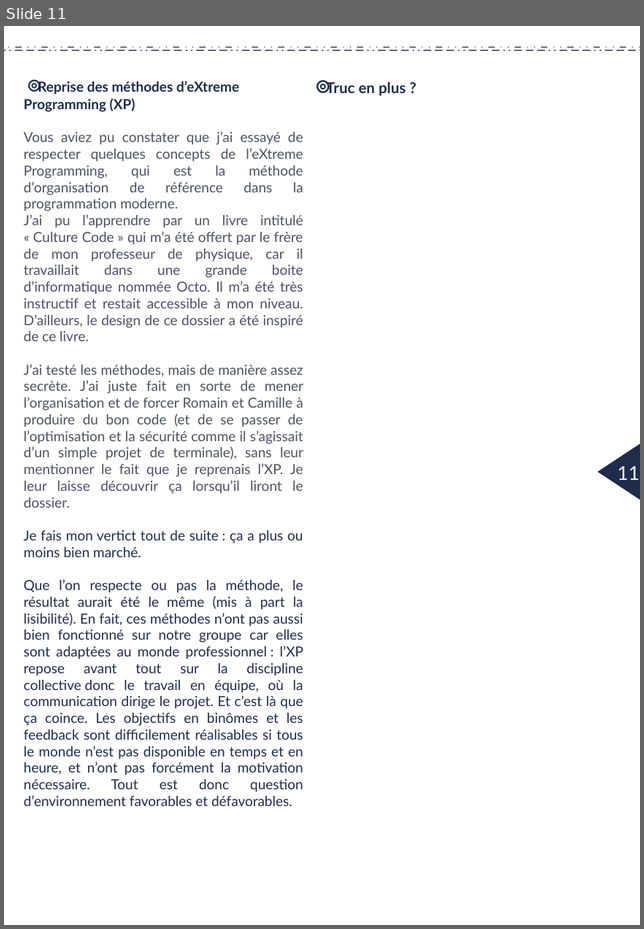
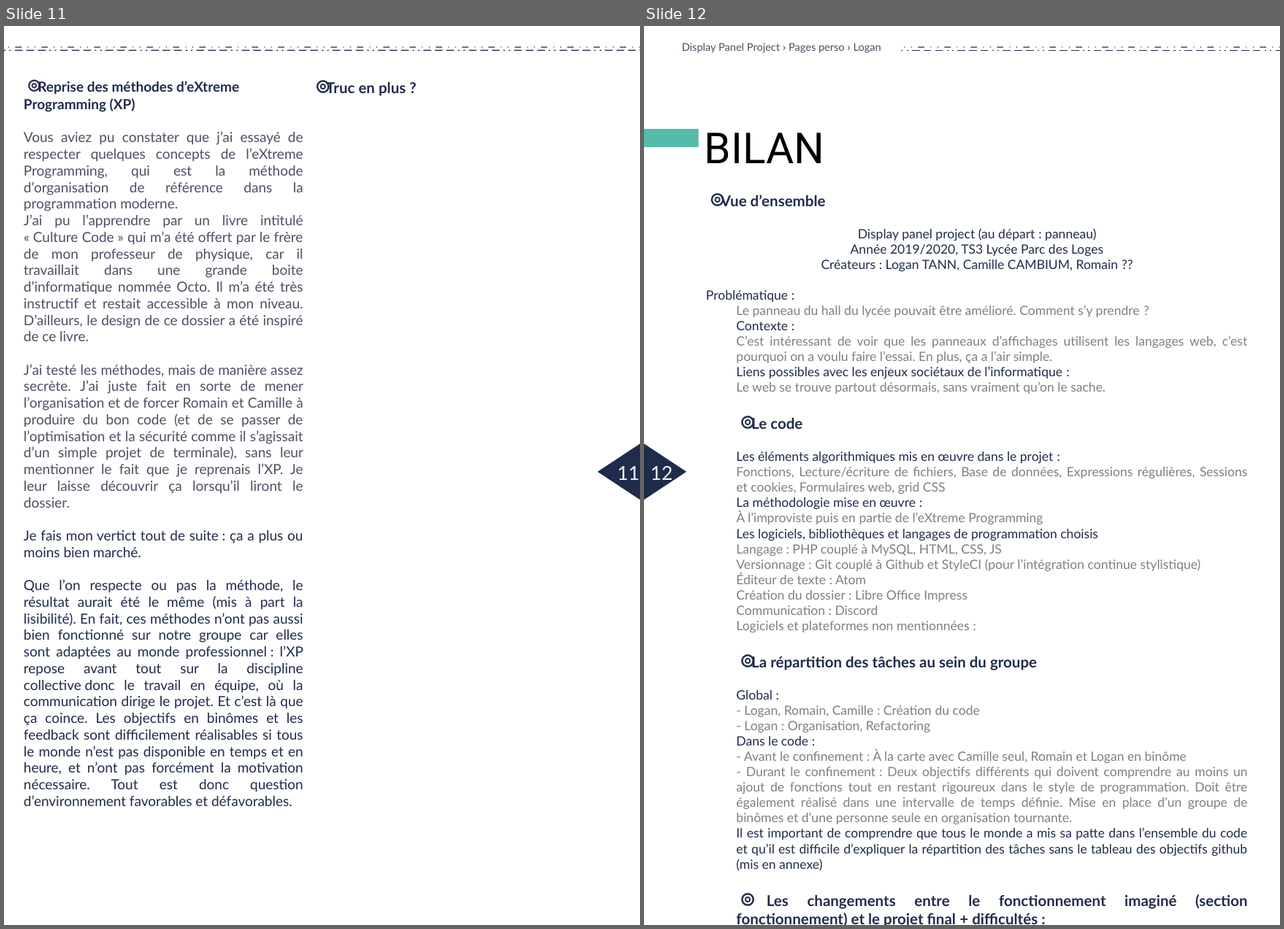
Before and after one commit to LoganTann/panneau, a slide deck: compte-rendu/CR_papier.odp. Shown side by side, each under a label of ours: slide 11 before the commit, slides 11 and 12 after it. The pictures are 644x929 and 1284x929 pixels, drawn with LibreOffice and Linux fonts; fonts in the diff are those of the drawing. Boxes give left, top, right and bottom in pixels: in the first picture for what was removed or moved away, otherwise in the second. Text is boxed around its words. In the diff, an @@ line names an element or a change of style, - is before the commit and + after.

Commit message:
ajout des annexes (incomplet)

```diff
--- a/compte-rendu/CR_papier.odp
+++ b/compte-rendu/CR_papier.odp
@@ slide 12 added at bbox=[644, 26, 1280, 925], background #FFFFFF @@
@@ line added from (1280, 47) to (674, 47), #1F2C4C 0.79 pt @@
@@ text added at bbox=[682, 43, 881, 53], 10 pt, text #4B5164 @@
+Display Panel Project › Pages perso › Logan
@@ line added from (674, 50) to (1280, 50), #1F2C4C 0.79 pt @@
@@ rectangle added at bbox=[644, 129, 699, 147], fill #55BBAB @@
@@ title added at bbox=[705, 133, 824, 163], 40 pt, text #000000 @@
+BILAN
@@ text added at bbox=[706, 194, 1248, 925], 12 pt, text #808080 @@
+⌾ Vue d’ensemble
+Display panel project (au départ : panneau)
+Année 2019/2020, TS3 Lycée Parc des Loges
+Créateurs : Logan TANN, Camille CAMBIUM, Romain ??
+Problématique :
+Le panneau du hall du lycée pouvait être amélioré. Comment s’y prendre ?
+Contexte :
+C’est intéressant de voir que les panneaux d’affichages utilisent les langages web, c’est pourquoi on a voulu faire l’essai. En plus, ça a l’air simple.
+Liens possibles avec les enjeux sociétaux de l’informatique :
+Le web se trouve partout désormais, sans vraiment qu’on le sache.
+⌾ Le code
+Les éléments algorithmiques mis en œuvre dans le projet :
+Fonctions, Lecture/écriture de fichiers, Base de données, Expressions régulières, Sessions et cookies, Formulaires web, grid CSS
+La méthodologie mise en œuvre :
+À l’improviste puis en partie de l’eXtreme Programming
+Les logiciels, bibliothèques et langages de programmation choisis
+Langage : PHP couplé à MySQL, HTML, CSS, JS
+Versionnage : Git couplé à Github et StyleCI (pour l’intégration continue stylistique)
+Éditeur de texte : Atom
+Création du dossier : Libre Office Impress
+Communication : Discord
+Logiciels et plateformes non mentionnées :
+⌾ La répartition des tâches au sein du groupe
+Global :
+- Logan, Romain, Camille : Création du code
+- Logan : Organisation, Refactoring
+Dans le code :
+- Avant le confinement : À la carte avec Camille seul, Romain et Logan en binôme
+- Durant le confinement : Deux objectifs différents qui doivent comprendre au moins un ajout de fonctions tout en restant rigoureux dans le style de programmation. Doit être également réalisé dans une intervalle de temps définie. Mise en place d’un groupe de binômes et d’une personne seule en organisation tournante.
+Il est important de comprendre que tous le monde a mis sa patte dans l’ensemble du code et qu’il est difficile d’expliquer la répartition des tâches sans le tableau des objectifs github (mis en annexe)
+⌾ Les changements entre le fonctionnement imaginé (section fonctionnement) et le projet final + difficultés :
+- Création du dossier papier par Logan de manière prématurée
+- Mise en place d’un identifiant unique sur les noms d’articles afin de donner un ordre
+- Difficulté de communication (feedback) et de présence pour l’ensemble du groupe.
@@ triangle added at bbox=[644, 444, 686, 500], fill #1F2C4C @@
@@ page number added at bbox=[651, 466, 673, 484], 18 pt, text #F3F4F5 @@
+12
```
Also in this commit, not shown: 5 other slides added.
